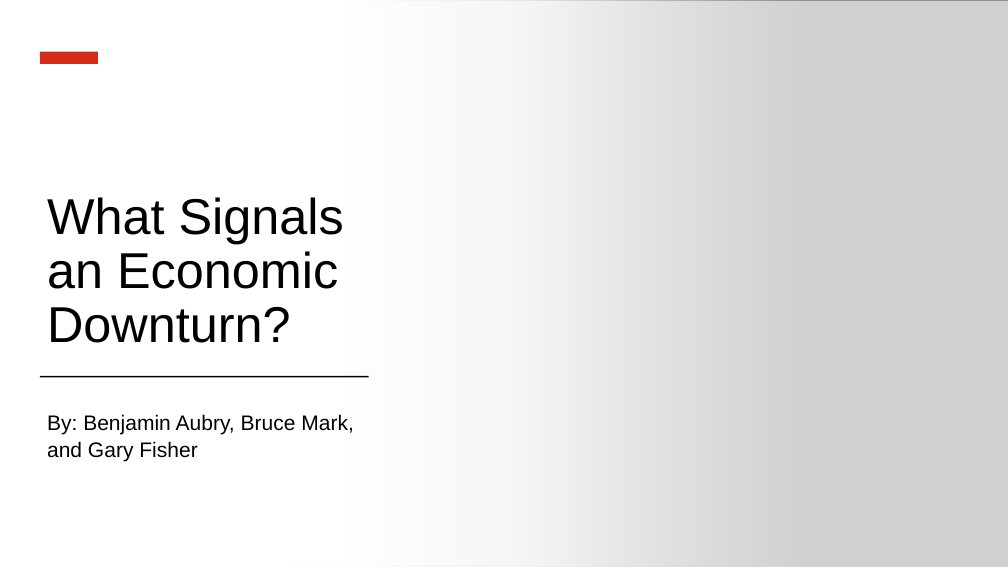
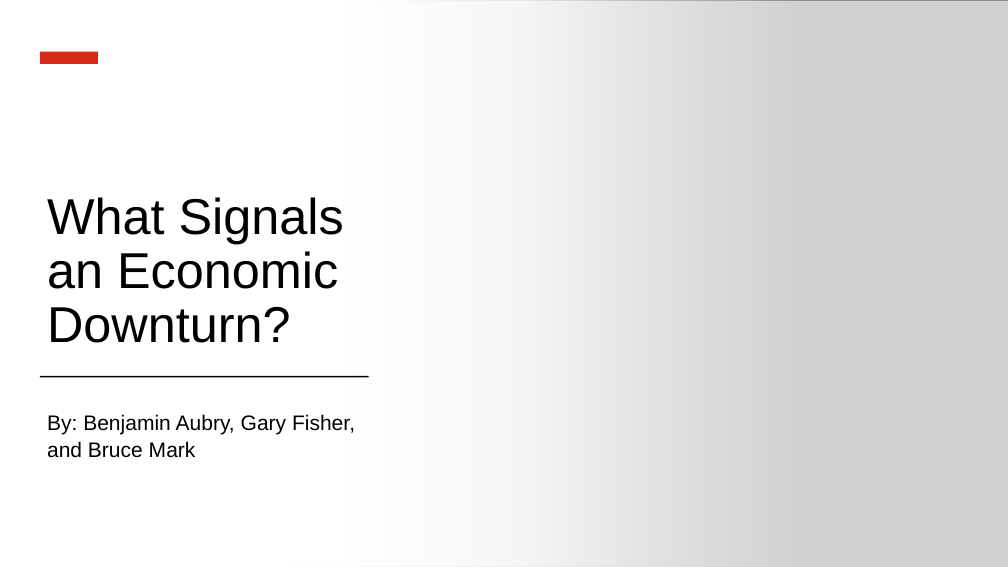
Before and after one commit to benji0815/Economic-Downturn-Data-Analysis, a slide deck: slide 1 of mvp/Project Presentation/What Signals an Economic Downturn.pptx. Drawn at 1008x567 pixels with LibreOffice and Linux fonts; fonts in the diff are those of the drawing; grey boxes stand for pictures. Boxes give left, top, right and bottom in pixels: in the first picture for what was removed or moved away, otherwise in the second. Text is boxed around its words. In the diff, an @@ line names an element or a change of style, - is before the commit and + after.

```diff
--- a/mvp/Project Presentation/What Signals an Economic Downturn.pptx
+++ b/mvp/Project Presentation/What Signals an Economic Downturn.pptx
@@ subtitle at (x1=47, y1=414, x2=355, y2=458): text changed @@
-By: Benjamin Aubry, Bruce Mark, and Gary Fisher
+By: Benjamin Aubry, Gary Fisher, and Bruce Mark
```
Also in this commit, not shown: 4 other slides changed, 12 slides added, 3 slides removed, 2 other files.
